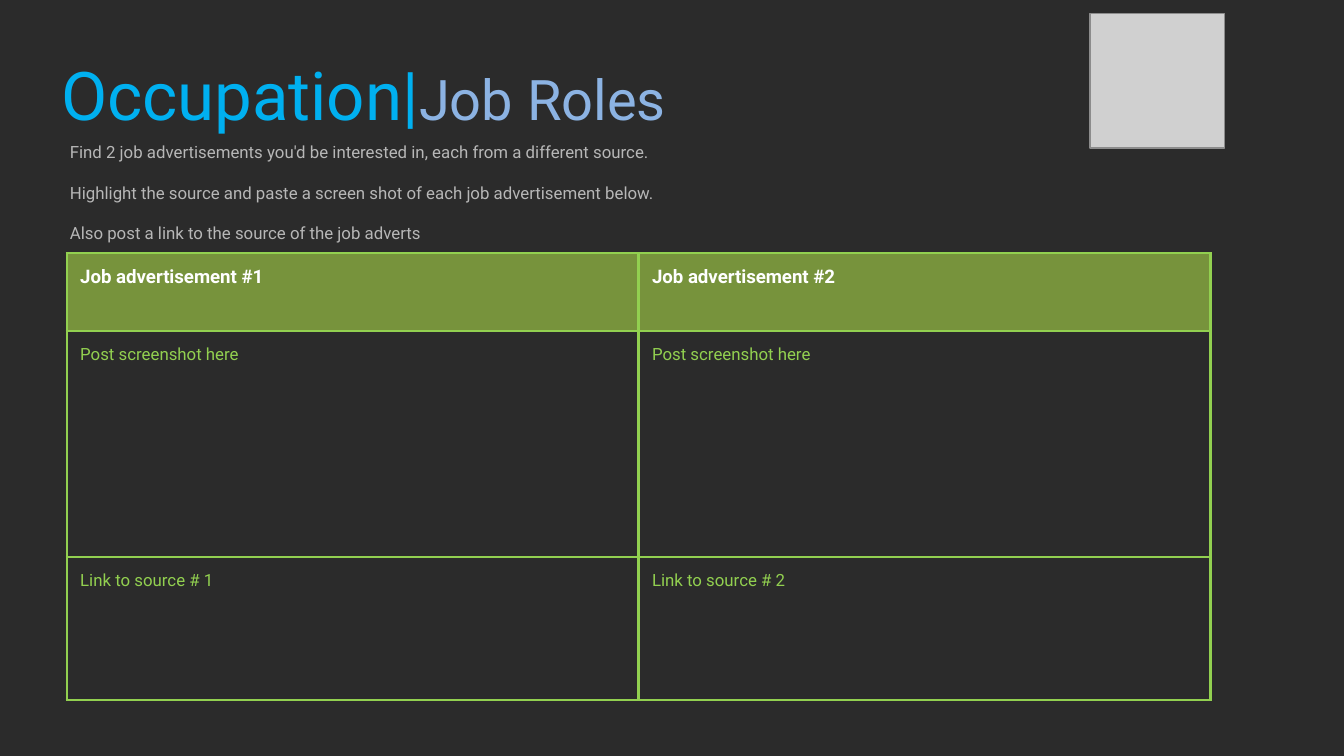
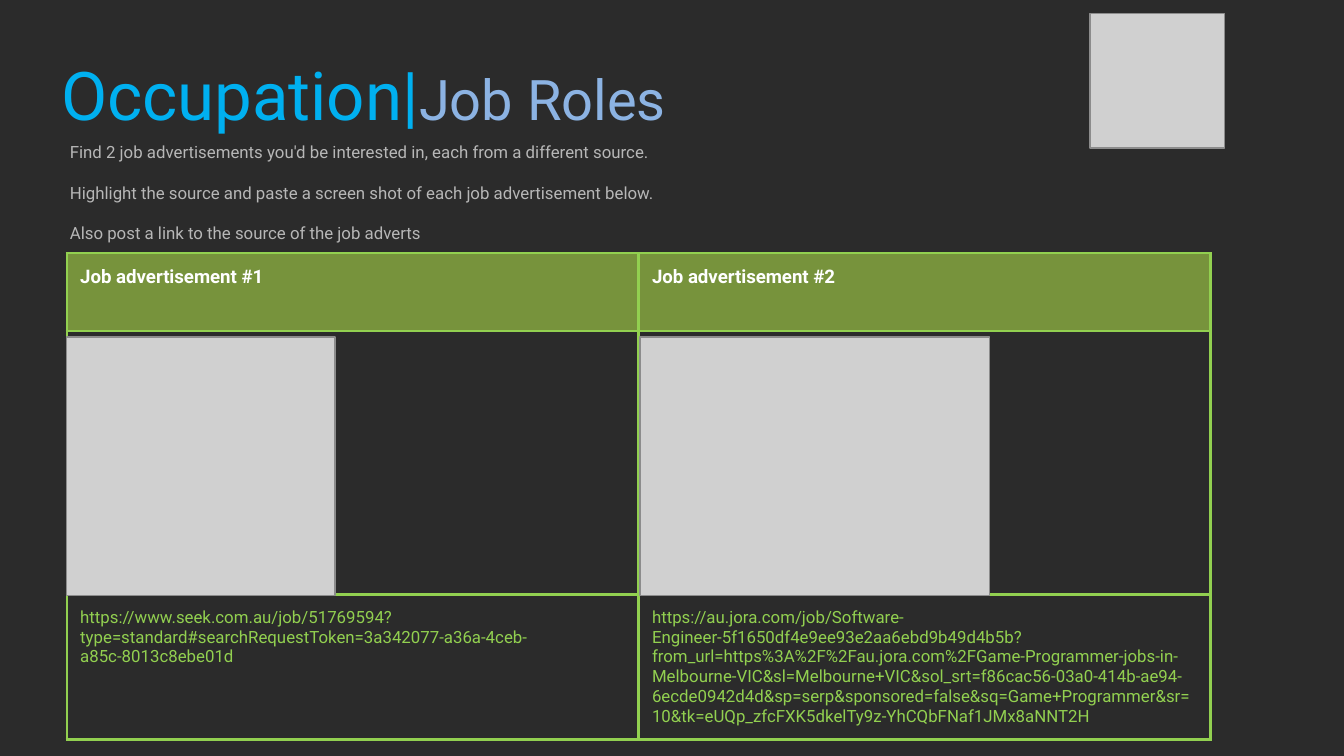
Before and after one commit to Ryszarder/ProfessionalStudies, a slide deck: slide 17 of 2021_Professional_Studies_1_BlakePeck.pptx. Drawn at 1344x756 pixels with LibreOffice and Linux fonts; fonts in the diff are those of the drawing; grey boxes stand for pictures; background and template pictures are left out; a plain dark background stands for a picture behind light text. Boxes give left, top, right and bottom in pixels: in the first picture for what was removed or moved away, otherwise in the second. Text is boxed around its words. In the diff, an @@ line names an element or a change of style, - is before the commit and + after.

Commit message:
Pages 8 - 17

```diff
--- a/2021_Professional_Studies_1_BlakePeck.pptx
+++ b/2021_Professional_Studies_1_BlakePeck.pptx
@@ table at [67, 253, 1210, 745] @@
-row 2, column 1: Post screenshot here
+row 2, column 1: 
-row 2, column 2: Post screenshot here
+row 2, column 2: 
-row 3, column 1: Link to source # 1
+row 3, column 1: https://www.seek.com.au/job/51769594?type=standard#searchRequestToken=3a342077-a36a-4ceb-a85c-8013c8ebe01d
-row 3, column 2: Link to source # 2
+row 3, column 2: https://au.jora.com/job/Software-Engineer-5f1650df4e9ee93e2aa6ebd9b49d4b5b?from_url=https%3A%2F%2Fau.jora.com%2FGame-Programmer-jobs-in-Melbourne-VIC&sl=Melbourne+VIC&sol_srt=f86cac56-03a0-414b-ae94-6ecde0942d4d&sp=serp&sponsored=false&sq=Game+Programmer&sr=10&tk=eUQp_zfcFXK5dkelTy9z-YhCQbFNaf1JMx8aNNT2H
@@ picture added at [67, 337, 336, 597] @@
@@ picture added at [640, 337, 989, 597] @@
```
Also in this commit, not shown: 9 other slides changed.
